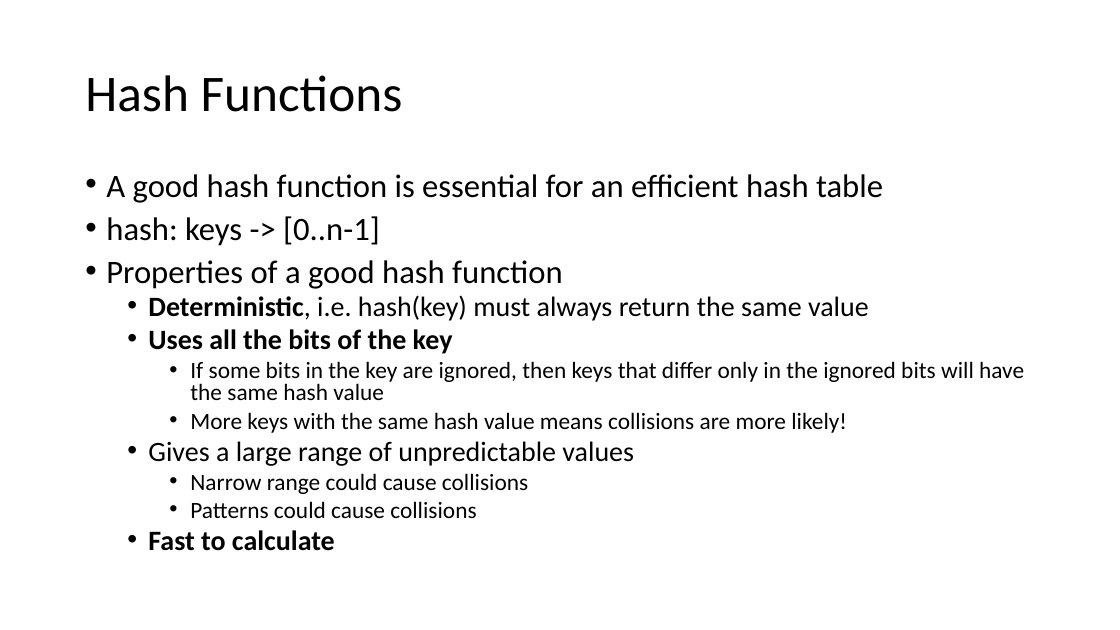
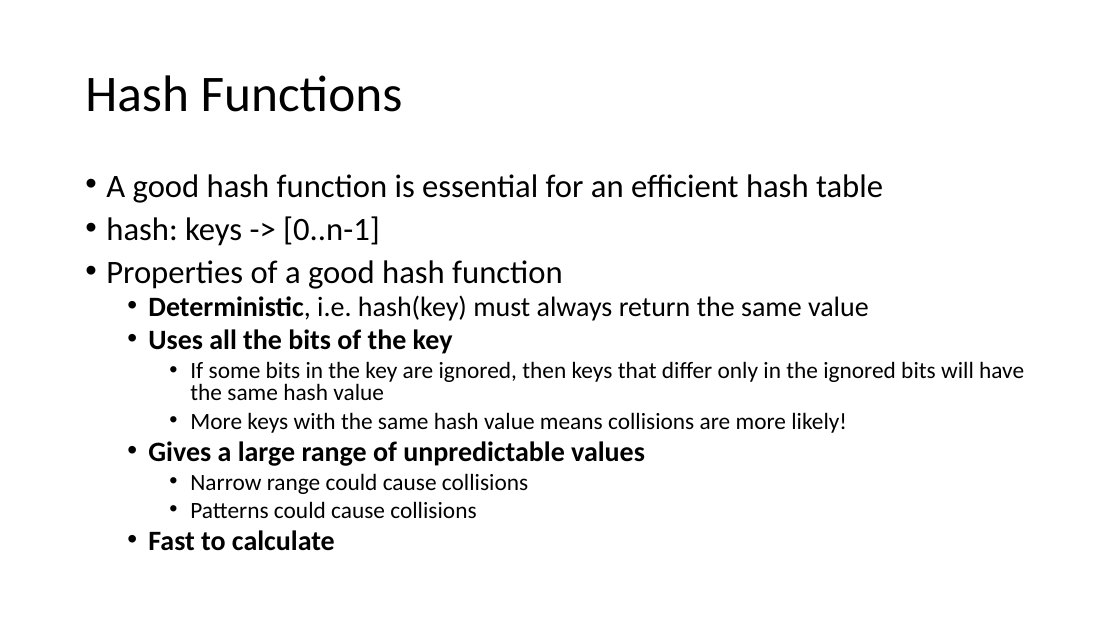
Before and after one commit to tjd1234/cmpt225fall2023, a slide deck: slide 50 of lecture_notes/week8/week8_maps_and_hashing.pptx (slide 32 before the commit). Drawn at 1120x630 pixels with LibreOffice and Linux fonts; fonts in the diff are those of the drawing. Boxes give left, top, right and bottom in pixels: in the first picture for what was removed or moved away, otherwise in the second. Text is boxed around its words. In the diff, an @@ line names an element or a change of style, - is before the commit and + after.

```diff
--- a/lecture_notes/week8/week8_maps_and_hashing.pptx
+++ b/lecture_notes/week8/week8_maps_and_hashing.pptx
@@ text at bbox=[148, 441, 645, 466]: bold on in "Gives a large range of unpredictable values" @@
```
Also in this commit, not shown: 8 other slides changed, 19 slides added.
